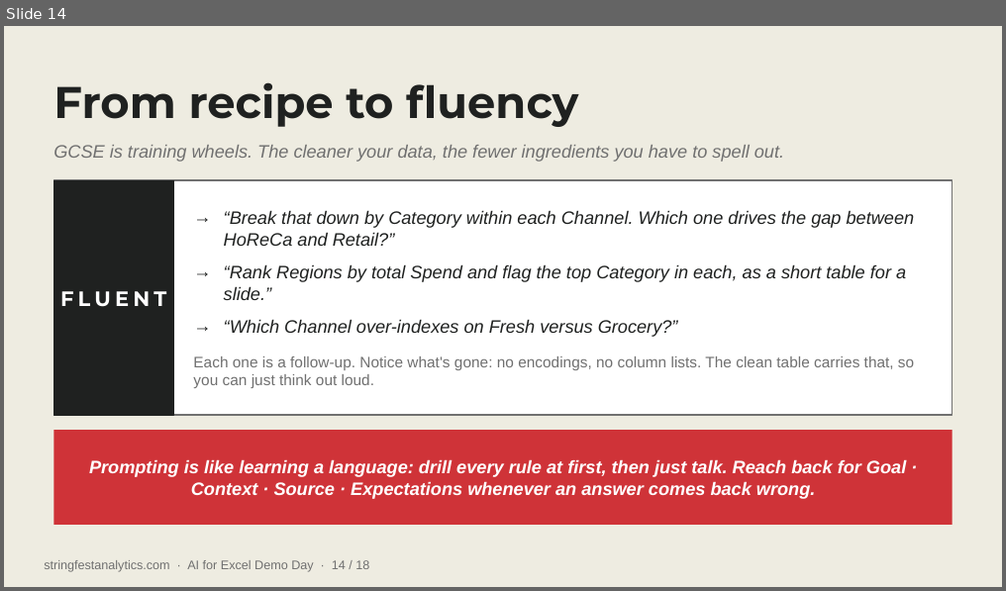
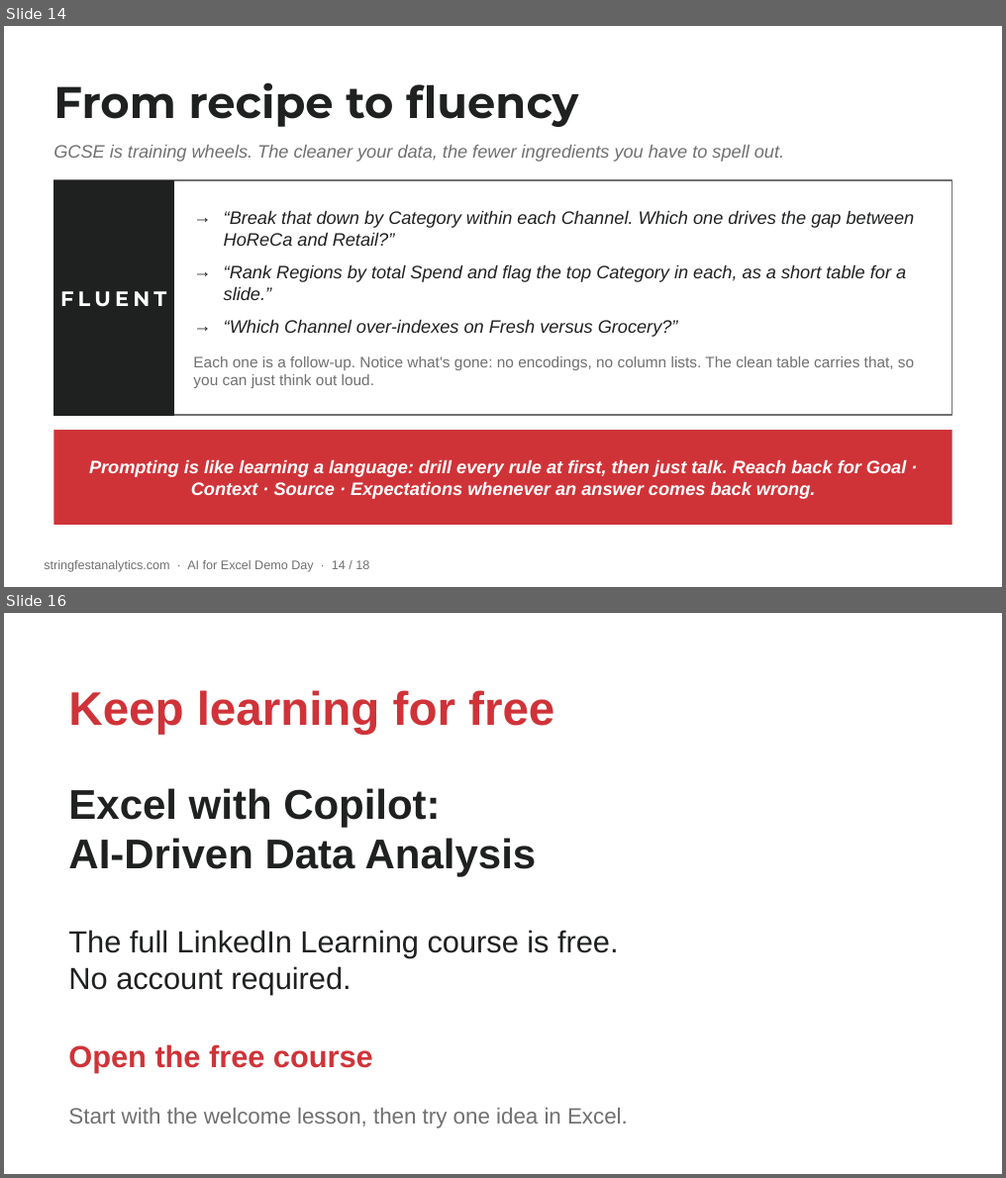
Before and after one commit to stringfestdata/ai-for-excel-demo-day, a slide deck: AI-for-Excel-Demo-Day.pptx. Shown one above the other, each under a label of ours: slide 14 before the commit, slides 14 and 16 after it; the slides between them are not shown. The pictures are 1006x591 and 1006x1178 pixels, drawn with LibreOffice and Linux fonts; fonts in the diff are those of the drawing. Boxes give left, top, right and bottom in pixels: in the first picture for what was removed or moved away, otherwise in the second. Text is boxed around its words. In the diff, an @@ line names an element or a change of style, - is before the commit and + after.

```diff
--- a/AI-for-Excel-Demo-Day.pptx
+++ b/AI-for-Excel-Demo-Day.pptx
@@ slide 16 added at bbox=[4, 613, 1002, 1174], background #FFFFFF @@
@@ text added at bbox=[68, 690, 554, 734], 34 pt, text #CF3338, bold @@
+Keep learning for free
@@ text added at bbox=[68, 788, 537, 877], 30 pt, text #1F2120, bold @@
+Excel with Copilot:
+AI-Driven Data Analysis
@@ text added at bbox=[68, 930, 618, 994], 22 pt, text #1F2120 @@
+The full LinkedIn Learning course is free.
+No account required.
@@ text added at bbox=[68, 1045, 373, 1072], 22 pt, text #CF3338, bold @@
+Open the free course
@@ text added at bbox=[68, 1108, 628, 1129], 16 pt, text #707070 @@
+Start with the welcome lesson, then try one idea in Excel.
@@ slide 14 changed as well @@
@@ background #EEECE1 to #FFFFFF @@
```
Also in this commit, not shown: 16 other slides changed, 1 slide removed, 5 other files.
